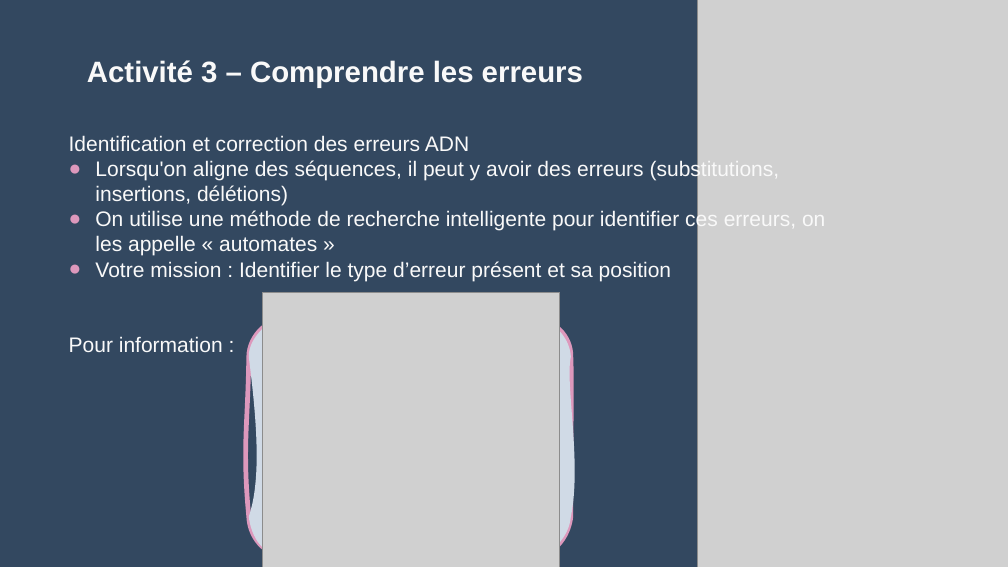
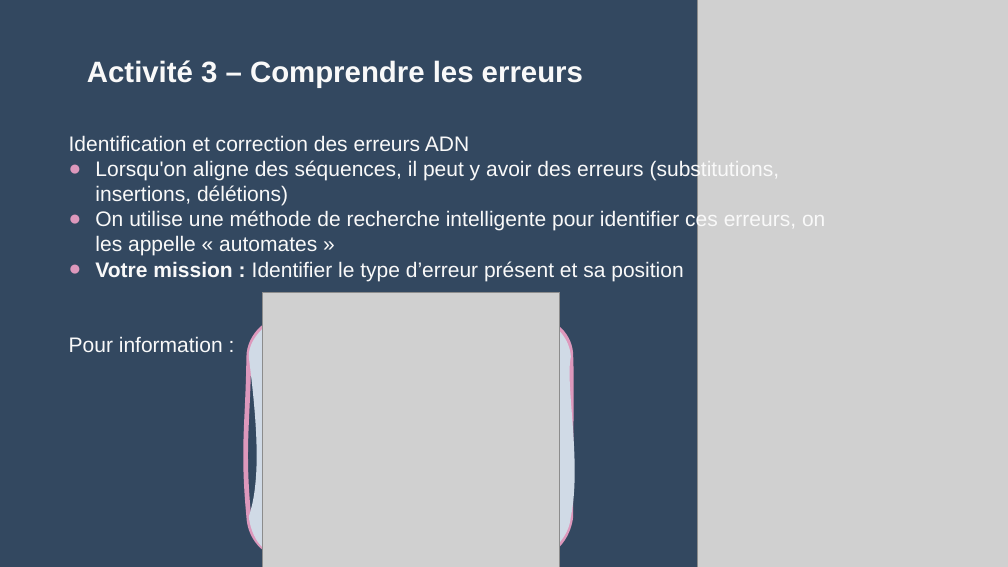
Before and after one commit to val9212/Atelier_bio-info, a slide deck: slide 14 of creation/Mystere_du_médicament_disparu.pptx. Drawn at 1008x567 pixels with LibreOffice and Linux fonts; fonts in the diff are those of the drawing; grey boxes stand for pictures. Boxes give left, top, right and bottom in pixels: in the first picture for what was removed or moved away, otherwise in the second. Text is boxed around its words. In the diff, an @@ line names an element or a change of style, - is before the commit and + after.

```diff
--- a/creation/Mystere_du_médicament_disparu.pptx
+++ b/creation/Mystere_du_médicament_disparu.pptx
@@ text at <box>95,261,683,281</box>: bold on in "Votre mission :" @@
```
Also in this commit, not shown: 4 other slides changed, 1 other file.
